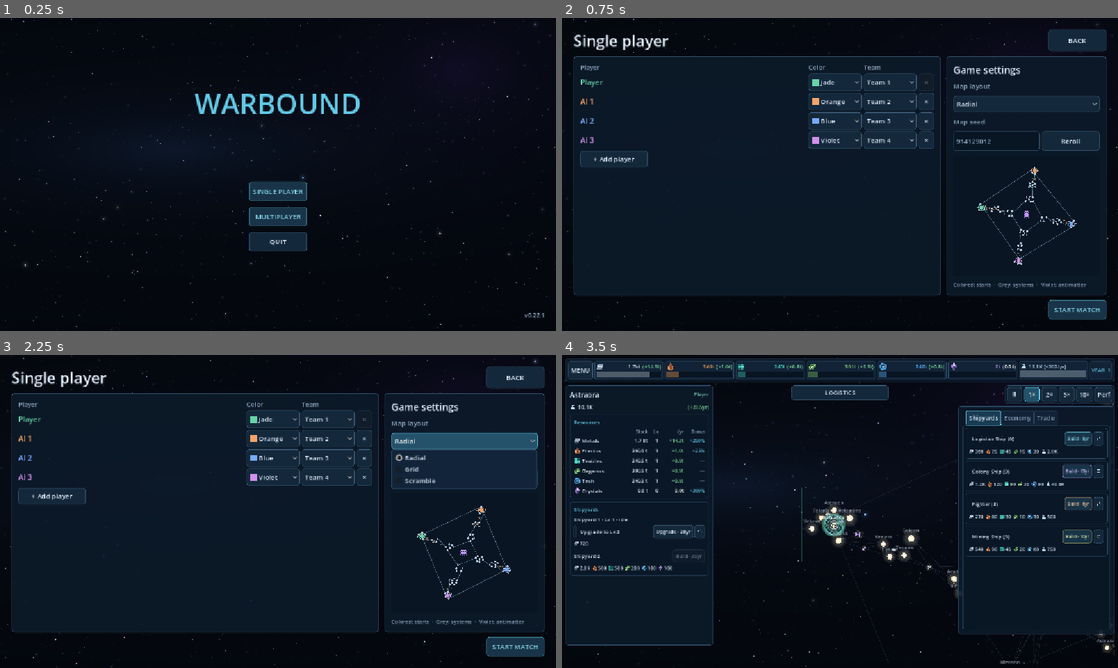
Above: before the commit, frames 1-4 (two rows, left to right).
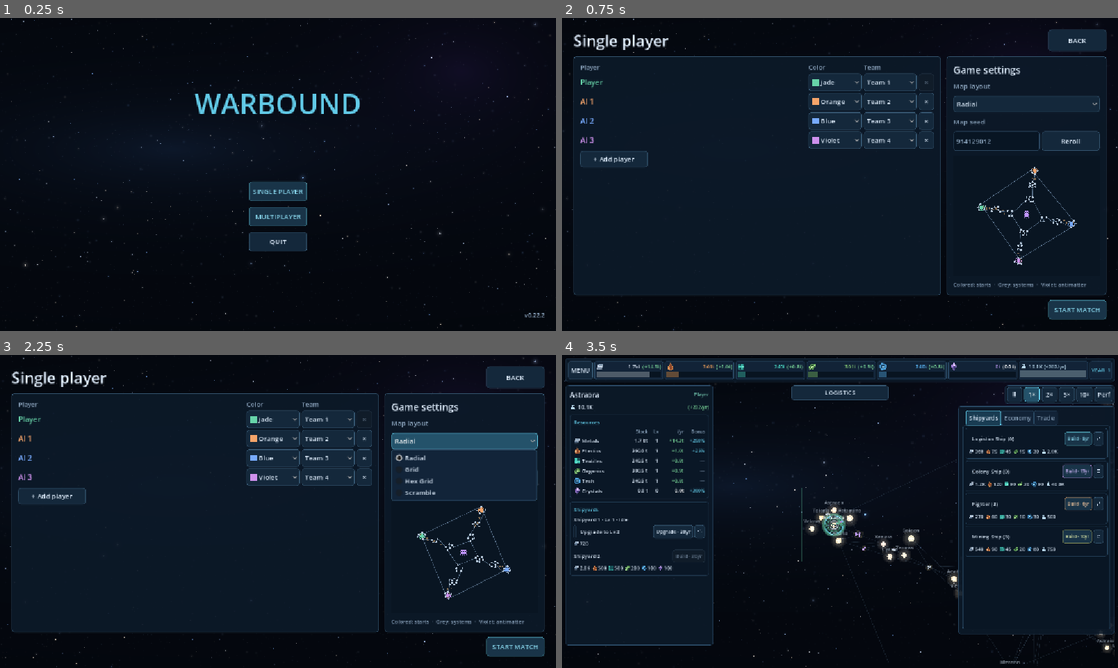
Above: after the commit, the same moments.

Repository: Allumnium/krangblade
Game: Godot game, scene res://scenes/main.tscn
The game is run twice, just before and just after one commit, with the same random seed, the same clock (stepped at 60 frames per second) and the same inputs.
Inputs (mouse positions are in pixels of both pictures, inside the frame that each line leads up to):
- Up to frame 1 (0.25 s): no input
- Up to frame 2 (0.75 s): click "SINGLE PLAYER" at 0.5 s
- Up to frame 3 (2.25 s): click (433, 477) at 1.27 s; type "12" at 1.35 s; click "Radial" at 2 s
- Up to frame 4 (3.5 s): click "START MATCH" at 2.75 s

The runs differ from the first frame. In frame 1, less than 0.1% of the frame differs, in the area x 97-98%, y 94-96%; in frame 2, nothing differs; in frame 3, 0.3%, in the area x 70-97%, y 33-47%; in frame 4, nothing differs.

Commit message:
v0.22.2: Add connected hex grid map preset

Diff:
--- a/project.godot
+++ b/project.godot
@@ -3,7 +3,7 @@
 
 [application]
 config/name="Warbound"
-config/version="0.22.1"
+config/version="0.22.2"
 run/main_scene="res://scenes/main.tscn"
 config/features=PackedStringArray("4.7", "GL Compatibility")
 config/description="A multiplayer territory-control RTS prototype."
--- a/scripts/main.gd
+++ b/scripts/main.gd
@@ -512,7 +512,7 @@
 	for layout in MAP.LAYOUTS:
 		picker.add_item(layout)
 	picker.select(0)
-	picker.tooltip_text = "Radial: connected outer and inner rings, inward spokes, central antimatter. Grid: lattice clusters. Scramble: irregular clusters. All layouts keep antimatter away from starting systems."
+	picker.tooltip_text = "Radial: connected outer and inner rings, inward spokes, central antimatter. Grid: lattice clusters. Hex Grid: connected honeycomb cells. Scramble: irregular clusters. All layouts keep antimatter away from starting systems."
 	return picker
 
 func _refresh_roster() -> void:
--- a/scripts/planet_map.gd
+++ b/scripts/planet_map.gd
@@ -7,7 +7,7 @@
 const MAX_CONNECTIONS: int = 3
 const EXTRA_LINK_CHANCE: float = 0.35
 const ANTIMATTER := "Raw antimatter"
-const LAYOUTS: Array[String] = ["Radial", "Grid", "Scramble"]
+const LAYOUTS: Array[String] = ["Radial", "Grid", "Hex Grid", "Scramble"]
 const DEFAULT_LAYOUT: String = "Radial"
 # Clearance from a starting system to the edge of a special field, before
 # the map's common travel-distance normalization.
@@ -16,7 +16,16 @@
 static func valid_layout(layout: String) -> bool:
 	return LAYOUTS.has(layout)
 
+# A full, even-width patch of honeycomb vertices has closed hexagonal cells
+# even for small rosters. Round up rather than clipping the last row.
+static func hex_dimensions(player_count: int) -> Vector2i:
+	var columns: int = maxi(4, ceili(sqrt(float(player_count * 3)) / 2.0) * 2)
+	return Vector2i(columns, maxi(2, ceili(float(player_count * 3) / columns)))
+
 static func cluster_count_for(player_count: int, layout: String) -> int:
+	if layout == "Hex Grid":
+		var dimensions: Vector2i = hex_dimensions(player_count)
+		return dimensions.x * dimensions.y
 	return maxi(3, player_count) * 3 if layout == "Radial" else player_count * 3
 
 static func generate(seed_value: int, player_count: int = 3, layout: String = DEFAULT_LAYOUT) -> Dictionary:
@@ -65,6 +74,37 @@
 			for sector in range(radial_sectors):
 				var angle: float = rotation + TAU * float(sector) / radial_sectors
 				centers.append(center + Vector2.from_angle(angle) * float(radius))
+	elif layout == "Hex Grid":
+		var dimensions: Vector2i = hex_dimensions(player_count)
+		var spacing: float = 1250.0
+		var lattice: Array[Vector2] = []
+		for row in range(dimensions.y):
+			for column in range(dimensions.x):
+				lattice.append(Vector2(650.0 + float(column) * sqrt(3.0) * spacing * 0.5, 650.0 + (float(row) * 1.5 + float((column + row) % 2) * 0.5) * spacing))
+		bounds = Vector2(1300.0 + float(dimensions.x - 1) * sqrt(3.0) * spacing * 0.5, 1300.0 + (float(dimensions.y - 1) * 1.5 + 0.5) * spacing)
+		# Seeded first corner, then maximize separation of successive homes.
+		var corners: Array[int] = [0, dimensions.x - 1, (dimensions.y - 1) * dimensions.x, lattice.size() - 1]
+		slots.clear()
+		slots.append(corners[layout_rng.randi_range(0, corners.size() - 1)])
+		while slots.size() < player_count:
+			var best_slot: int = -1
+			var best_distance: float = -1.0
+			for candidate in range(lattice.size()):
+				if slots.has(candidate):
+					continue
+				var separation: float = INF
+				for home in slots:
+					separation = minf(separation, lattice[candidate].distance_squared_to(lattice[home]))
+				if separation > best_distance:
+					best_slot = candidate
+					best_distance = separation
+			slots.append(best_slot)
+		for slot in range(lattice.size()):
+			if not slots.has(slot):
+				slots.append(slot)
+		centers.clear()
+		for slot in slots:
+			centers.append(lattice[slot])
 	elif layout == "Scramble":
 		var scattered_bounds := Vector2(columns * 1750.0, rows * 1600.0)
 		var scattered: Array[Vector2] = []
@@ -133,6 +173,8 @@
 	var max_junctions: int = maxi(1, floori(float(count) * 0.18))
 	if layout == "Radial":
 		max_junctions = maxi(max_junctions, radial_sectors * 2)
+	elif layout == "Hex Grid":
+		max_junctions = maxi(max_junctions, cluster_count)
 	var edges: Array = []
 	var degrees: Array[int] = []
 	degrees.resize(count)
@@ -145,23 +187,35 @@
 		var connected: Array = [group[0]]
 		var local_junctions: int = 0
 		while connected.size() < group.size():
-			var local_budget: int = 0 if layout == "Radial" else 1 - local_junctions
+			var local_budget: int = 0 if layout in ["Radial", "Hex Grid"] else 1 - local_junctions
 			var pair: Array = _closest_pair(points, connected, group, connected, degrees, mini(local_budget, max_junctions - junctions))
 			var added: int = _new_junctions(pair, degrees)
 			local_junctions += added
 			junctions += added
 			_add_edge(edges, degrees, pair)
 			connected.append(pair[1] if connected.has(pair[0]) else pair[0])
-	if layout == "Radial":
+	if layout in ["Radial", "Hex Grid"]:
 		var bridges: Array = []
 		# Both rings are real closed travel cycles, with one independent
 		# spoke per sector. No connection crosses the central deposit.
-		for sector in range(radial_sectors):
-			bridges.append([sector, sector + radial_sectors])
-			bridges.append([sector + radial_sectors, sector + 2 * radial_sectors])
-		for ring in [0, 2]:
+		if layout == "Radial":
 			for sector in range(radial_sectors):
-				bridges.append([ring * radial_sectors + sector, ring * radial_sectors + (sector + 1) % radial_sectors])
+				bridges.append([sector, sector + radial_sectors])
+				bridges.append([sector + radial_sectors, sector + 2 * radial_sectors])
+			for ring in [0, 2]:
+				for sector in range(radial_sectors):
+					bridges.append([ring * radial_sectors + sector, ring * radial_sectors + (sector + 1) % radial_sectors])
+		else:
+			var dimensions: Vector2i = hex_dimensions(player_count)
+			# Equal-length zigzag rows and alternating vertical bonds form
+			# genuine hexagonal cycles; each cluster has at most three ports.
+			for row in range(dimensions.y):
+				for column in range(dimensions.x):
+					var slot: int = row * dimensions.x + column
+					if column + 1 < dimensions.x:
+						bridges.append([slots.find(slot), slots.find(slot + 1)])
+					if row + 1 < dimensions.y and (column + row) % 2 == 1:
+						bridges.append([slots.find(slot), slots.find(slot + dimensions.x)])
 		for bridge in bridges:
 			# Prefer unused path endpoints, then spend at most one junction
 			# on each ring cluster's third bridge.
@@ -310,7 +364,7 @@
 			field[ANTIMATTER] = 1.0
 			for chunk in field["chunks"]:
 				chunk["resource"] = ANTIMATTER
-	return {"seed": seed_value, "layout": layout, "antimatter_home_clearance": ANTIMATTER_C …(269 unchanged characters)…
+	return {"seed": seed_value, "layout": layout, "hex_slots": slots if layout == "Hex Grid" else [], "antimatter_home_clearance": ANTIMATTER_C …(269 unchanged characters)…
 
 static func _safe_field(center: Vector2, radius: float, points: Array[Vector2], edges: Array, fields: Array) -> Dictionary:
 	var anchor: int = -1
--- a/tests/economy_rules_test.gd
+++ b/tests/economy_rules_test.gd
@@ -1803,6 +1803,25 @@
 						assert(bridges.has(Vector2i(2 * sectors + mini(sector, next), 2 * sectors + maxi(sector, next))))
 						assert(bridges.has(Vector2i(sector, sector + sectors)))
 						assert(bridges.has(Vector2i(sector + sectors, sector + 2 * sectors)))
+				if layout == "Hex Grid":
+					var dimensions: Vector2i = MAP.hex_dimensions(player_count)
+					var slots: Array = galaxy["hex_slots"]
+					var expected_bridges: Dictionary = {}
+					for row in range(dimensions.y):
+						for column in range(dimensions.x):
+							var slot: int = row * dimensions.x + column
+							if column + 1 < dimensions.x:
+								expected_bridges[Vector2i(slot, slot + 1)] = true
+							if row + 1 < dimensions.y and (column + row) % 2 == 1:
+								expected_bridges[Vector2i(slot, slot + dimensions.x)] = true
+					var actual_bridges: Dictionary = {}
+					for edge in galaxy["edges"]:
+						var a: int = slots[int(galaxy["clusters"][edge[0]])]
+						var b: int = slots[int(galaxy["clusters"][edge[1]])]
+						if a != b:
+							actual_bridges[Vector2i(mini(a, b), maxi(a, b))] = true
+					assert(actual_bridges == expected_bridges)
+					assert(actual_bridges.size() >= slots.size()) # at least one closed cycle
 				var points: Array = galaxy["points"]
 				var degrees: Array[int] = []
 				degrees.resize(points.size())
@@ -1849,6 +1868,7 @@
 				assert(deposits == (1 if player_count <= 2 else 2))
 	assert(MAP.generate(7021, 4, "Radial")["points"] != MAP.generate(7021, 4, "Grid")["points"])
 	assert(MAP.generate(7021, 4, "Grid")["points"] != MAP.generate(7021, 4, "Scramble")["points"])
+	assert(MAP.generate(7021, 4, "Grid")["points"] != MAP.generate(7021, 4, "Hex Grid")["points"])
 	print("PASS: all map layouts, seed reproducibility, connected routes and protected antimatter")
 
 func _test_antimatter_extraction() -> void:
--- a/tests/network_smoke.gd
+++ b/tests/network_smoke.gd
@@ -30,7 +30,7 @@
 const MAP = preload("res://scripts/planet_map.gd")
 
 func _expected_layout() -> String:
-	return ("Grid" if expected_players == 2 else "Scramble") if mode == "normal" else MAP.DEFAULT_LAYOUT
+	return ("Grid" if expected_players == 2 else "Hex Grid") if mode == "normal" else MAP.DEFAULT_LAYOUT
 
 func _initialize() -> void:
 	call_deferred("_begin")
Not shown, changed: AGENTS.md
Not shown, changed: THOUGHTS.md
Not shown, changed: TODO.md
